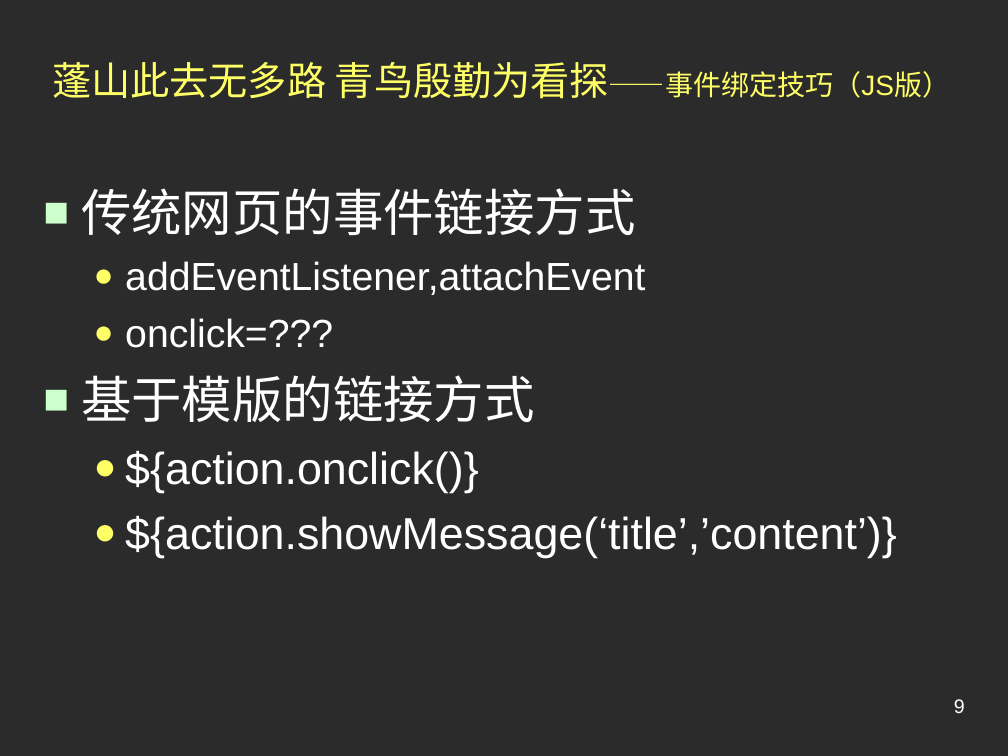
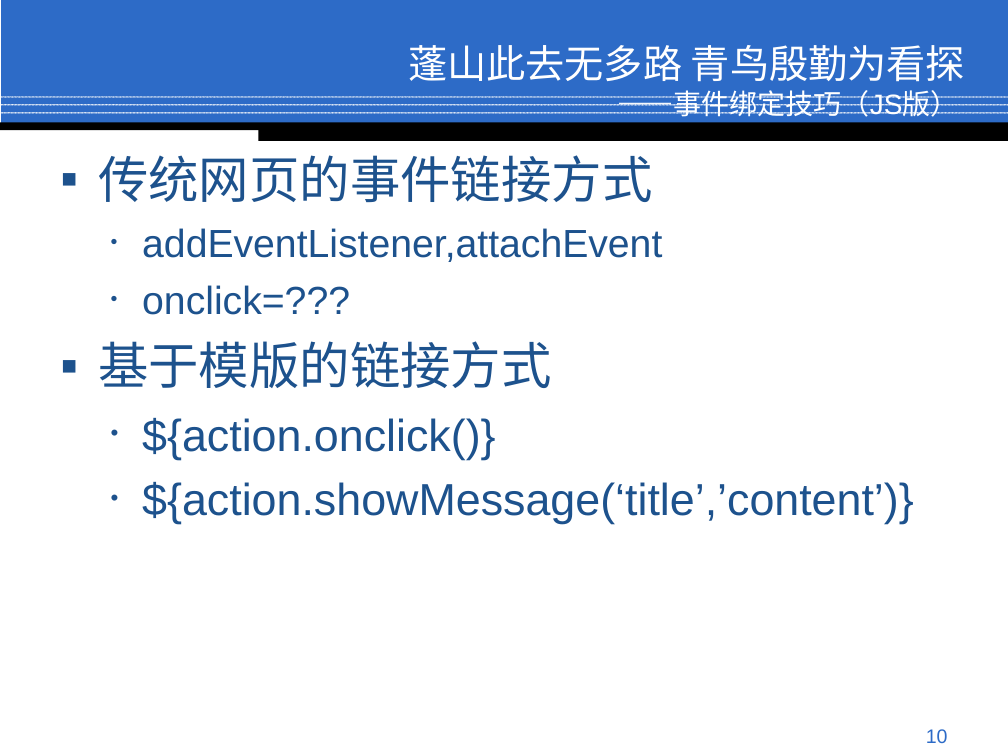
Before and after one commit to conzi/lite, a slide deck: slide 10 of Lite/web/doc/Preview.ppt (slide 9 before the commit). Drawn at 1008x756 pixels with LibreOffice and Linux fonts; fonts in the diff are those of the drawing; background and template pictures are left out; a plain dark background stands for a picture behind light text. Boxes give left, top, right and bottom in pixels: in the first picture for what was removed or moved away, otherwise in the second. Text is boxed around its words. In the diff, an @@ line names an element or a change of style, - is before the commit and + after.

```diff
--- a/Lite/web/doc/Preview.ppt
+++ b/Lite/web/doc/Preview.ppt
@@ rectangle added at [1, 0, 1008, 124], fill #2D6BC7 @@
@@ title at [408, 45, 965, 117]: text changed; text colour #FFFF66 to #FFFFFF @@
-蓬山此去无多路 青鸟殷勤为看探——事件绑定技巧（JS版）
+蓬山此去无多路 青鸟殷勤为看探
+——事件绑定技巧（JS版）
@@ line added from (0, 97) to (1008, 97), #FFFFFF 0.99 pt @@
@@ line added from (0, 105) to (1008, 105), #FFFFFF 0.99 pt @@
@@ line added from (0, 113) to (1008, 113), #FFFFFF 0.99 pt @@
@@ rectangle added at [0, 122, 1008, 130], fill #000000 @@
@@ text "传统网页的事件链接方式": place and size @@
-text "传统网页的事件链接方式" at [81, 188, 897, 558]
+text "传统网页的事件链接方式" at [98, 155, 914, 524]
@@ text "传统网页的事件链接方式" at [98, 155, 914, 524]: text colour #FFFFFF to #1D528D; bullet ■ to ▪; bullet colour #CCFFCC to #1D528D; bullet ● to •; bullet colour #FFFF66 to #1D528D @@
@@ rectangle added at [258, 125, 1008, 141], fill #000000 @@
@@ page number removed at [954, 699, 965, 713] @@
-9
@@ page number added at [926, 729, 948, 743], 14 pt, text #2D6BC7 @@
+10
```
Also in this commit, not shown: 10 other slides changed, 2 slides added, 1 slide removed.
